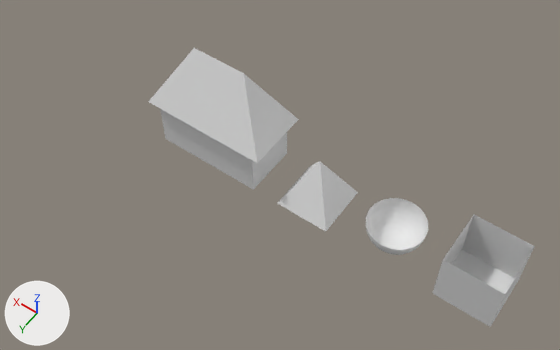
Two versions of the Blender file Assignment 2/Assignment 2.blend, one commit apart.
One viewpoint serves both versions: a 50 mm camera at (-2.15, 28.63, 21.51) aimed at (7.2, 15.55, 0.95). The axes (+X, +Y, +Z) are drawn at lower left. The lights are the same throughout.

The scene before the commit, as lines of its bpy script (objects in view):
```python
me_cube = bpy.data.meshes.new('Cube')
me_cube.from_pydata([(1.0, 1.0, 1.0), (1.0, 1.0, -1.0), (1.0, -1.0, 1.0), (1.0, -1.0, -1.0), (-1.0, 1.0, 1.0), (-1.0, 1.0, -1.0), (-1.0, -1.0, 1.0), (-1.0, -1.0, -1.0)], [], [(3, 2, 6, 7), (7, 6, 4, 5), (5, 1, 3, 7), (1, 0, 2, 3), (5, 4, 0, 1)])
me_cube.materials.append(mat_material)  # white #e7e7e7
me_cube_001 = bpy.data.meshes.new('Cube.001')
me_cube_001.from_pydata([(-1.0, -1.0, -1.0), (0.0, 0.0, 1.0), (-1.0, 1.0, -1.0), (1.0, -1.0, -1.0), (1.0, 1.0, -1.0)], [], [(0, 1, 2), (2, 1, 4), (4, 1, 3), (3, 1, 0), (2, 4, 3, 0)])
me_cube_002 = bpy.data.meshes.new('Cube.002')
me_cube_002.from_pydata(...)  # a box spanning x -1.0..1.0, y -1.0..1.0, z -1.0..1.0
ob_cube = bpy.data.objects.new('Cube', me_cube)
ob_cube.location = (0.0, 15.0, 1.0)
ob_cube_001 = bpy.data.objects.new('Cube.001', me_cube_001)
ob_cube_001.location = (6.0, 15.0, 1.0)
ob_cube_002 = bpy.data.objects.new('Cube.002', me_cube_002)
ob_cube_002.location = (10.0, 15.0, 1.0)
ob_cube_002.scale = (2.0, 1.0, 1.0)
# also in view: 'Cube.003' at (10.0, 15.0, 3.06); 'Sphere' at (3.0, 15.0, 0.5)
```
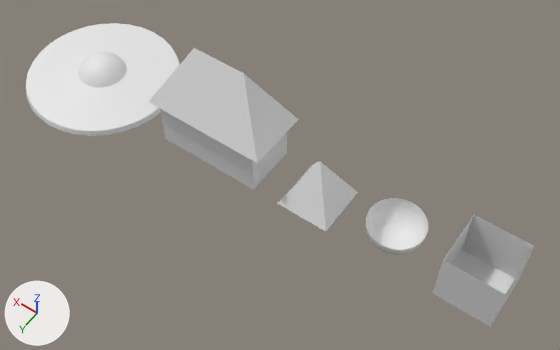
Commit message: Added UFO

Boxes (x1, y1, x2, y2) around the edits, measured in the pictures (560 x 350 px):
'Sphere.001', added
    after: (26, 23, 180, 136)

Patch to the scene script:
```diff
--- a/Assignment 2/Assignment 2.blend.py
+++ b/Assignment 2/Assignment 2.blend.py
@@ me_sphere_001 @@
+me_sphere_001.from_pydata(...)  # 482 vertices, 512 faces; spans x -3.0..3.0, y -3.0..3.0, z 0.0..1.0
@@ ob_sphere_001 @@
+ob_sphere_001 = bpy.data.objects.new('Sphere.001', me_sphere_001)
+ob_sphere_001.location = (16.0, 15.0, 0.0)
```
